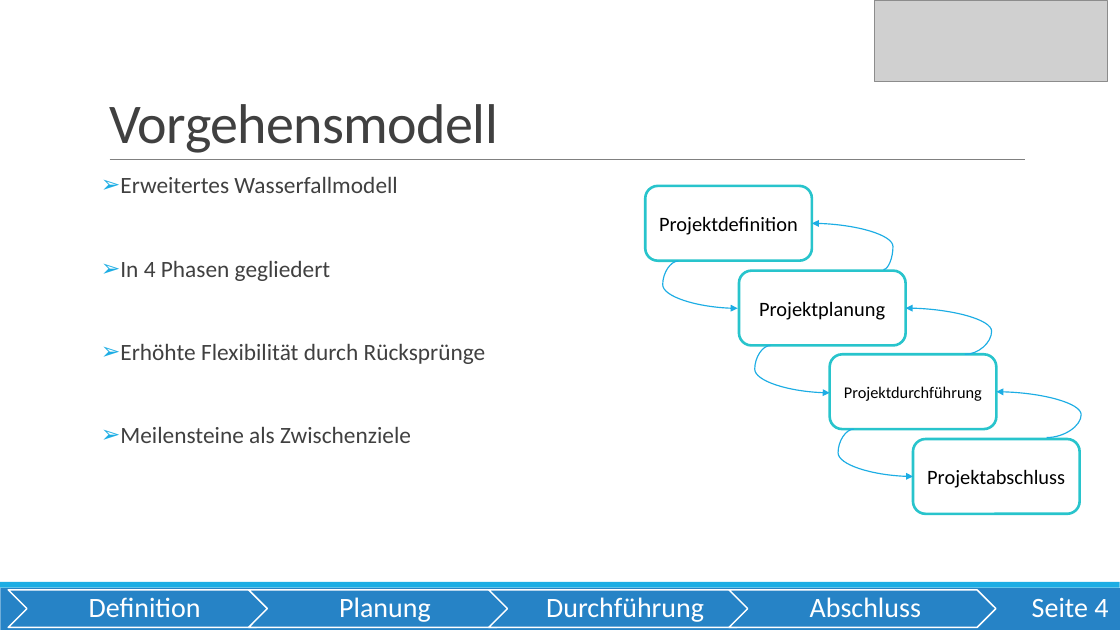
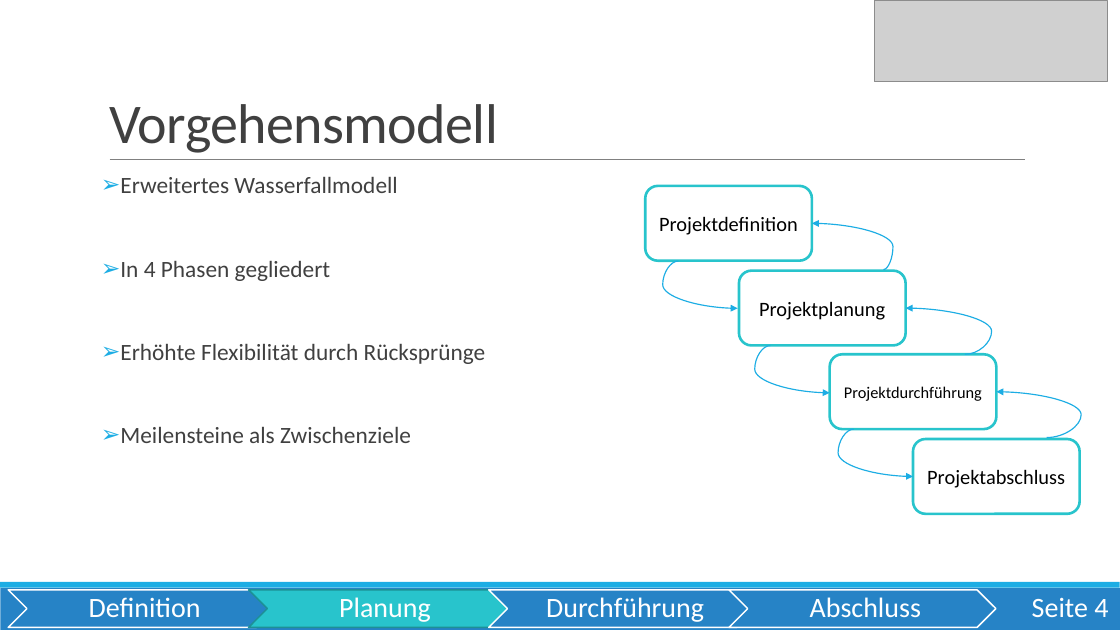
Before and after one commit to OberstufenprojektVOIP/OSP_VOIP, a slide deck: slide 4 of Pr-sentation/Präsentation VoIP_Alica.pptx. Drawn at 1120x630 pixels with LibreOffice and Linux fonts; fonts in the diff are those of the drawing; grey boxes stand for pictures. Boxes give left, top, right and bottom in pixels: in the first picture for what was removed or moved away, otherwise in the second. Text is boxed around its words. In the diff, an @@ line names an element or a change of style, - is before the commit and + after.

```diff
--- a/Pr-sentation/Präsentation VoIP_Alica.pptx
+++ b/Pr-sentation/Präsentation VoIP_Alica.pptx
@@ chevron at bbox=[249, 590, 516, 628]: fill #2683C6 to #28C4CC; outline #FFFFFF 1.25 pt to #1E9197 1.25 pt @@
```
Also in this commit, not shown: 5 other slides changed, 1 slide removed.
